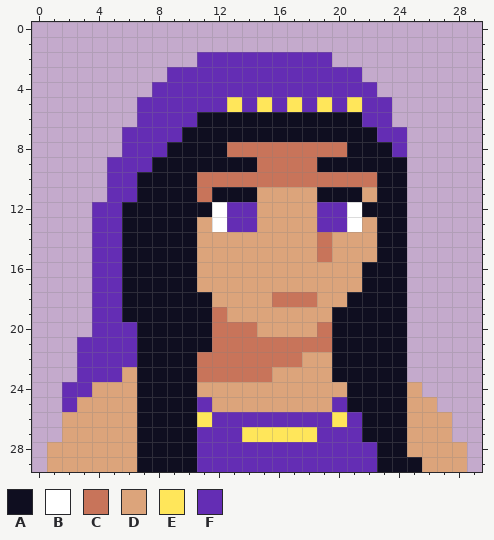
Pixel-art sprite, stored at react_main/src/images/roles/village/oracle-vivid.png. The first picture shows the starting point.
The file is 30x30 pixels.
Palette (. is transparent): A #0f0e20  B #ffffff  C #c8745a  D #dca47b  E #ffe65a  F #642db4
The same view after the edit:
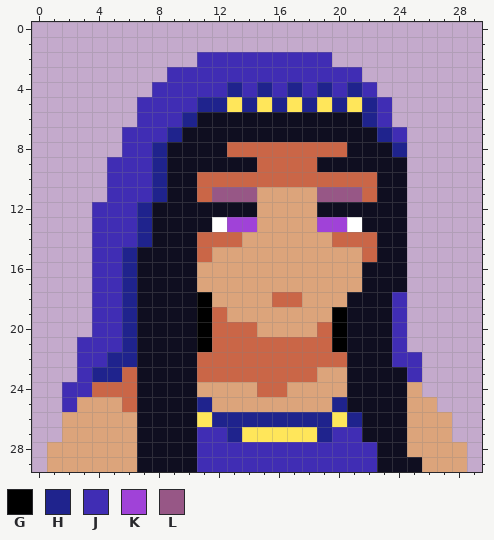
Colours new in this view: G #000000  H #1f238d  J #402db4  K #a042d8  L #975786
Change:
colour C: #c8745a -> #ca6647
y 2: x 11..19 FFFFFFFFF -> JJJJJJJJJ
y 3: x 9..21 FFFFFFFFFFFFF -> JJJJJJJJJJJJJ
y 4: x 8..22 FFFFFFFFFFFFFFF -> JJJJJHJHJHJHJHJ
y 5: x 7..12 FFFFFF -> JJJJHH; x 14 F -> H; x 16 F -> H; x 18 F -> H; x 20 F -> H; x 22..23 FF -> HJ
y 6: x 7..10 FFFF -> JJJH; x 22..23 FF -> HJ
y 7: x 6..9 FFFF -> JJJH; x 23..24 FF -> HJ
y 8: x 6..8 FFF -> JJH; x 24 F -> H
y 9: x 5..8 FFFA -> JJJH
y 10: x 5..8 FFAA -> JJJH
y 11: x 5..8 FFAA -> JJJH; x 12..14 AAA -> LLL; x 19..22 AAAD -> LLLC
y 12: x 4..7 FFAA -> JJJH; x 12..14 BFF -> AAA; x 19..21 FFB -> AAA
y 13: x 4..7 FFAA -> JJJH; x 11 D -> A; x 13..14 FF -> KK; x 19..20 FF -> KK; x 22 D -> A
y 14: x 4..7 FFAA -> JJJH; x 11..13 DDD -> CCC; x 19..22 CDDD -> DCCC
y 15: x 4..6 FFA -> JJH; x 11 D -> C; x 19 C -> D; x 22 D -> C
y 16..17: x 4..6 FFA -> JJH
y 18: x 4..6 FFA -> JJH; x 11 A -> G; x 18 C -> D; x 24 A -> J
y 19: x 4..6 FFA -> JJH; x 11 A -> G; x 20 A -> G; x 24 A -> J
y 20: x 4..6 FFF -> JJH; x 11 A -> G; x 20 A -> G; x 24 A -> J
y 21: x 3..6 FFFF -> JJJH; x 11 A -> G; x 20 A -> G; x 24 A -> J
y 22: x 3..6 FFFF -> JJHH; x 18..20 DDA -> CCC; x 24..25 A. -> JJ
y 23: x 3..6 FFFD -> JHHC; x 16..18 DDD -> CCC; x 20 A -> D; x 25 . -> J
y 24: x 2..6 FFDDD -> JJCCC; x 15..16 DD -> CC
y 25: x 2 F -> J; x 6 D -> C; x 11 F -> H; x 20 F -> H
y 26: x 12..19 FFFFFFFF -> HHHHHHHH; x 21 F -> H
y 27: x 11..13 FFF -> JJH; x 19..21 FFF -> HJJ
y 28..29: x 11..22 FFFFFFFFFFFF -> JJJJJJJJJJJJ
Boxes around the changes in both pictures, in picture pixels (x1, y1, x2, y2):
changed: (62, 52, 422, 472)
